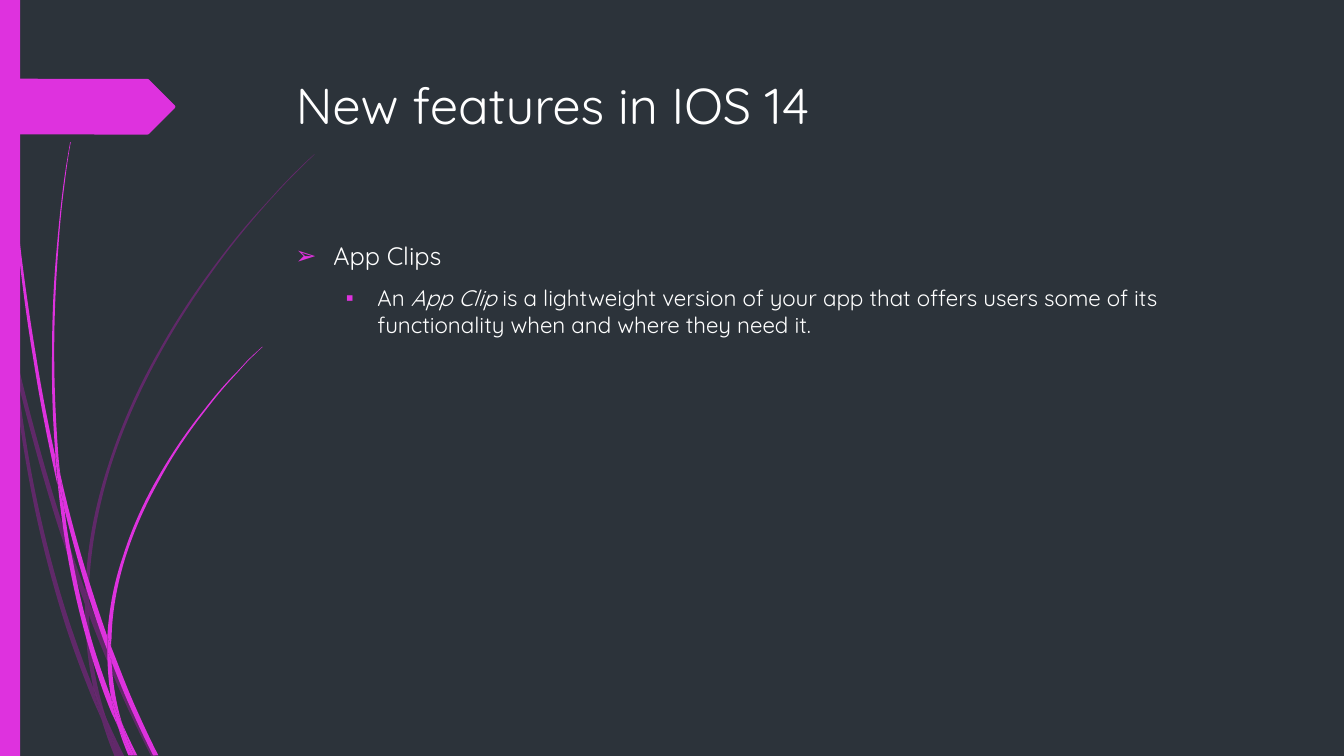
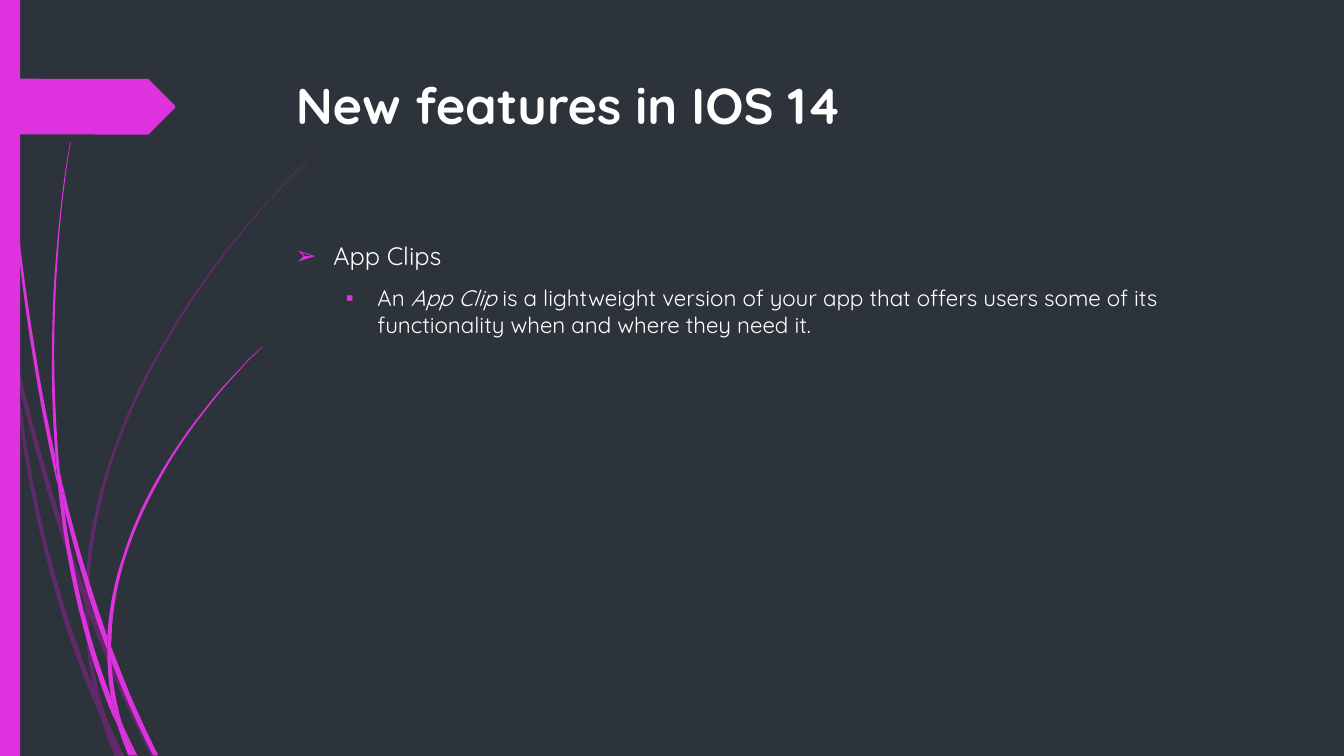
Before and after one commit to duy1998/ios-seminar, a slide deck: slide 10 of ios.pptx. Drawn at 1344x756 pixels with LibreOffice and Linux fonts; fonts in the diff are those of the drawing. Boxes give left, top, right and bottom in pixels: in the first picture for what was removed or moved away, otherwise in the second. Text is boxed around its words. In the diff, an @@ line names an element or a change of style, - is before the commit and + after.

```diff
--- a/ios.pptx
+++ b/ios.pptx
@@ title "New features in IOS 14" at [296,86,842,125]: bold on @@
```
Also in this commit, not shown: 7 other slides changed, 2 slides added, 1 other file.
